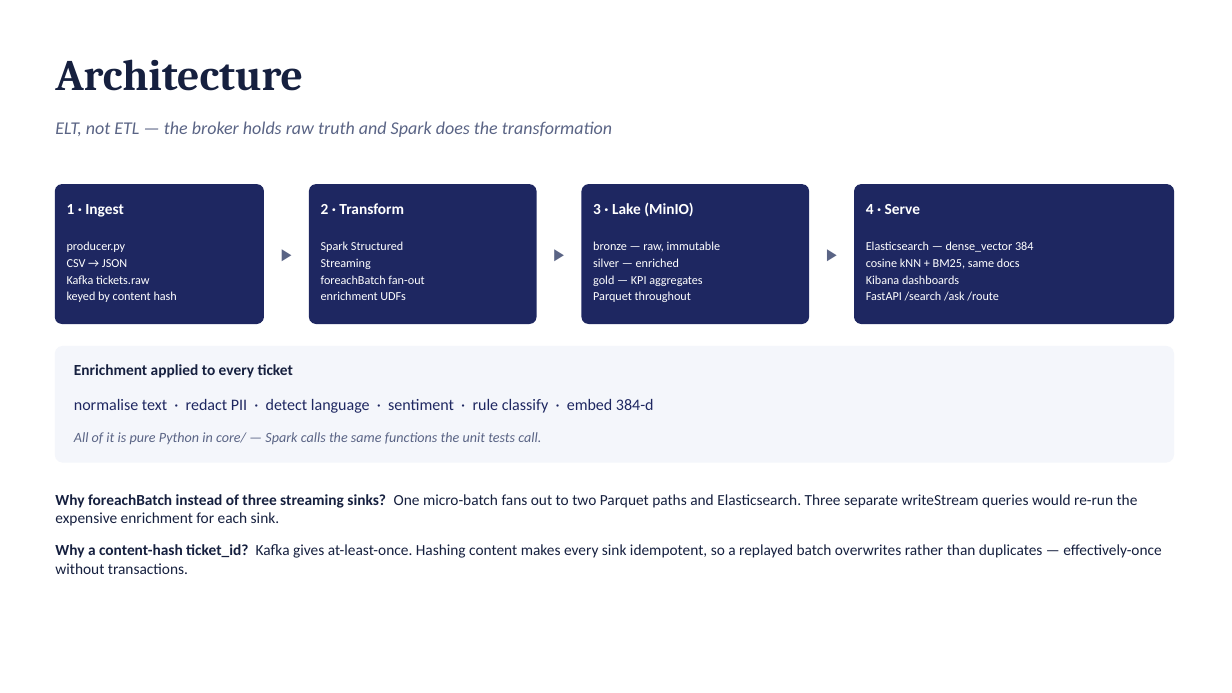
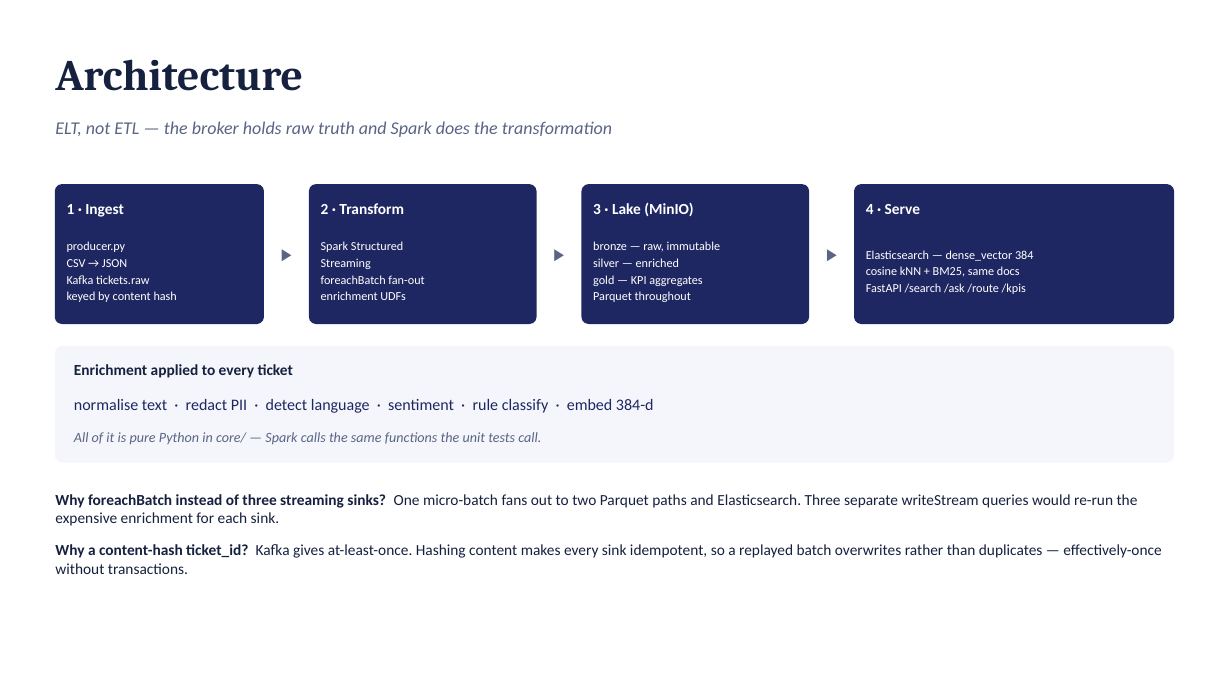
Before and after one commit to yaeldorin-glitch/biu-bigdata-support-tickets-1, a slide deck: slide 3 of docs/presentation.pptx. Drawn at 1232x693 pixels with LibreOffice and Linux fonts; fonts in the diff are those of the drawing. Boxes give left, top, right and bottom in pixels: in the first picture for what was removed or moved away, otherwise in the second. Text is boxed around its words. In the diff, an @@ line names an element or a change of style, - is before the commit and + after.

```diff
--- a/docs/presentation.pptx
+++ b/docs/presentation.pptx
@@ text at (x1=866, y1=283, x2=1026, y2=294): text changed @@
-Kibana dashboards
-FastAPI /search /ask /route
+FastAPI /search /ask /route /kpis
```
Also in this commit, not shown: 5 other slides changed, 15 other files.
